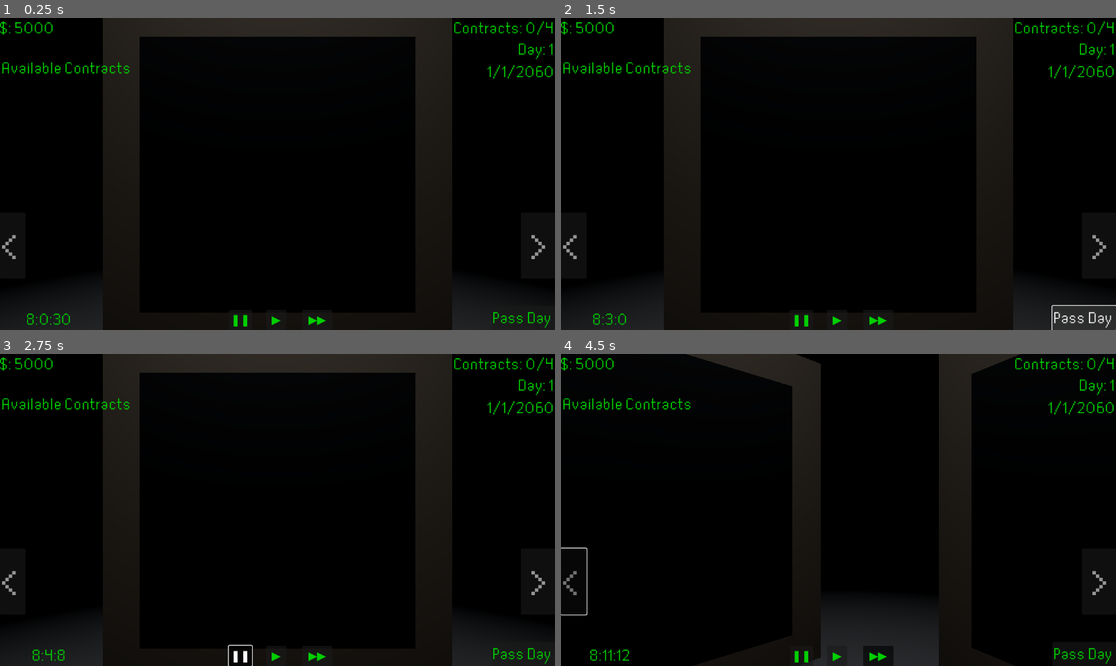
Above: before the commit, frames 1-4 (two rows, left to right).
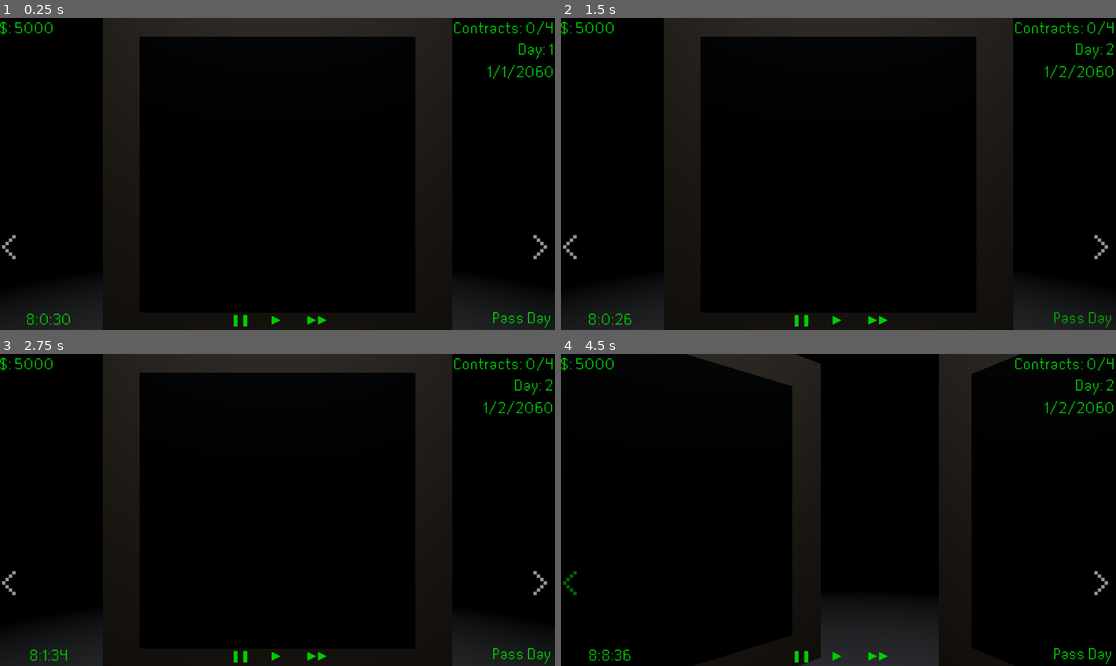
Above: after the commit, the same moments.

Repository: megajolt/Alchemist-Trade-Ltd.
Game: Godot game, scene res://Scenes/maingame.tscn
Two runs of this game, one before a commit and one after it. Both use one fixed random seed, a clock stepped at 60 frames per second and the inputs below.
Inputs (mouse positions are in pixels of both pictures, inside the frame that each line leads up to):
- Up to frame 1 (0.25 s): no input
- Up to frame 2 (1.5 s): click (627, 67) at 0.5 s, where only the run before the commit has a clickable "Available Contracts"; click "Pass Day" at 1.25 s
- Up to frame 3 (2.75 s): click "❚❚" at 2 s
- Up to frame 4 (4.5 s): click "▶" at 2.75 s; click "▶▶" at 3.5 s; click "<" at 4.25 s

The runs differ from the first frame. In frame 1, 0.4% of the frame differs, in the area x 0-99%, y 14-99%; in frame 2, 1.1%; in frame 3, 1.0%; in frame 4, 1.2%, in the area x 0-100%, y 8-100%.
Error before the commit: Invalid access to property or key 'button_pressed' on a base object of type 'null instance'. (res://Scenes/HUD.gd:64)

Commit message:
Created Structure For Contracts, Messing With UI Trees

Diff:
--- /dev/null
+++ b/2DAssets/UITheme.tres
@@ -0,0 +1,139 @@
+[gd_resource type="Theme" load_steps=34 format=3 uid="uid://cxjmtitrmarst"]
+
+[ext_resource type="FontFile" uid="uid://nfb11wfg2gy0" path="res://2DAssets/raster.ttf" id="1_fh624"]
+
+[sub_resource type="StyleBoxEmpty" id="StyleBoxEmpty_evqgc"]
+
+[sub_resource type="StyleBoxEmpty" id="StyleBoxEmpty_35cvj"]
+
+[sub_resource type="StyleBoxEmpty" id="StyleBoxEmpty_fy5qc"]
+
+[sub_resource type="StyleBoxEmpty" id="StyleBoxEmpty_2j1mg"]
+
+[sub_resource type="StyleBoxEmpty" id="StyleBoxEmpty_p7ql1"]
+
+[sub_resource type="StyleBoxEmpty" id="StyleBoxEmpty_6wf0v"]
+
+[sub_resource type="StyleBoxEmpty" id="StyleBoxEmpty_ocg2m"]
+
+[sub_resource type="StyleBoxEmpty" id="StyleBoxEmpty_hxmo1"]
+
+[sub_resource type="StyleBoxEmpty" id="StyleBoxEmpty_snug7"]
+
+[sub_resource type="StyleBoxEmpty" id="StyleBoxEmpty_nyng2"]
+
+[sub_resource type="StyleBoxEmpty" id="StyleBoxEmpty_64g77"]
+
+[sub_resource type="StyleBoxEmpty" id="StyleBoxEmpty_cm7o0"]
+
+[sub_resource type="StyleBoxEmpty" id="StyleBoxEmpty_sno4s"]
+
+[sub_resource type="StyleBoxEmpty" id="StyleBoxEmpty_3ixis"]
+
+[sub_resource type="StyleBoxEmpty" id="StyleBoxEmpty_s7vuu"]
+
+[sub_resource type="StyleBoxEmpty" id="StyleBoxEmpty_1bf56"]
+
+[sub_resource type="StyleBoxEmpty" id="StyleBoxEmpty_2po7w"]
+
+[sub_resource type="StyleBoxEmpty" id="StyleBoxEmpty_0ip7l"]
+
+[sub_resource type="StyleBoxEmpty" id="StyleBoxEmpty_cerf8"]
+
+[sub_resource type="StyleBoxEmpty" id="StyleBoxEmpty_h1irs"]
+
+[sub_resource type="StyleBoxEmpty" id="StyleBoxEmpty_h64ni"]
+
+[sub_resource type="StyleBoxEmpty" id="StyleBoxEmpty_eangc"]
+
+[sub_resource type="StyleBoxEmpty" id="StyleBoxEmpty_1twn2"]
+
+[sub_resource type="StyleBoxEmpty" id="StyleBoxEmpty_kxjyc"]
+
+[sub_resource type="StyleBoxEmpty" id="StyleBoxEmpty_jqqtk"]
+
+[sub_resource type="StyleBoxEmpty" id="StyleBoxEmpty_qop4r"]
+
+[sub_resource type="StyleBoxEmpty" id="StyleBoxEmpty_wj0pg"]
+
+[sub_resource type="StyleBoxEmpty" id="StyleBoxEmpty_r1jd8"]
+
+[sub_resource type="StyleBoxEmpty" id="StyleBoxEmpty_q8c4m"]
+
+[sub_resource type="StyleBoxEmpty" id="StyleBoxEmpty_hxrb2"]
+
+[sub_resource type="StyleBoxEmpty" id="StyleBoxEmpty_hokk5"]
+
+[sub_resource type="StyleBoxEmpty" id="StyleBoxEmpty_n0bjw"]
+
+[resource]
+default_font = ExtResource("1_fh624")
+default_font_size = 64
+Button/colors/font_color = Color(0, 0.811765, 0, 1)
+Button/colors/font_disabled_color = Color(0, 0.811765, 0, 0.501961)
+Button/colors/font_focus_color = Color(0, 0.811765, 0, 1)
+Button/colors/font_hover_color = Color(0, 0.811765, 0, 0.784314)
+Button/colors/font_hover_pressed_color = Color(0, 0.811765, 0, 1)
+Button/colors/font_outline_color = Color(0, 0.811765, 0, 1)
+Button/colors/font_pressed_color = Color(0, 0.811765, 0, 1)
+Button/colors/icon_disabled_color = Color(0, 0.811765, 0, 0.4)
+Button/colors/icon_focus_color = Color(0, 0.811765, 0, 1)
+Button/colors/icon_hover_color = Color(0, 0.811765, 0, 0.784314)
+Button/colors/icon_hover_pressed_color = Color(0, 0.811765, 0, 1)
+Button/colors/icon_normal_color = Color(0, 0.811765, 0, 1)
+Button/colors/icon_pressed_color = Color(0, 0.811765, 0, 1)
+Button/styles/disabled = SubResource("StyleBoxEmpty_evqgc")
+Button/styles/focus = SubResource("StyleBoxEmpty_35cvj")
+Button/styles/hover = SubResource("StyleBoxEmpty_fy5qc")
+Button/styles/normal = SubResource("StyleBoxEmpty_2j1mg")
+Button/styles/pressed = SubResource("StyleBoxEmpty_p7ql1")
+ItemList/colors/font_color = Color(0, 0.811765, 0, 1)
+ItemList/colors/font_hovered_color = Color(0, 0.811765, 0, 0.784314)
+ItemList/colors/font_outline_color = Color(0, 0.811765, 0, 1)
+ItemList/colors/font_selected_color = Color(0, 0.811765, 0, 1)
+ItemList/colors/guide_color = Color(0, 0.811765, 0, 0.25098)
+ItemList/styles/cursor = SubResource("StyleBoxEmpty_6wf0v")
+ItemList/styles/cursor_unfocused = SubResource("StyleBoxEmpty_ocg2m")
+ItemList/styles/focus = SubResource("StyleBoxEmpty_hxmo1")
+ItemList/styles/panel = SubResource("StyleBoxEmpty_snug7")
+ItemList/styles/selected = SubResource("StyleBoxEmpty_nyng2")
+Label/colors/font_color = Color(0, 0.811765, 0, 1)
+OptionButton/colors/font_color = Color(0, 0.811765, 0, 1)
+OptionButton/colors/font_disabled_color = Color(0, 0.811765, 0, 0.501961)
+OptionButton/colors/font_focus_color = Color(0, 0.811765, 0, 1)
+OptionButton/colors/font_hover_color = Color(0, 1, 0, 0.784314)
+OptionButton/colors/font_hover_pressed_color = Color(0, 0.811765, 0, 1)
+OptionButton/colors/font_outline_color = Color(0, 0.811765, 0, 1)
+OptionButton/colors/font_pressed_color = Color(0, 0.811765, 0, 1)
+OptionButton/styles/disabled = SubResource("StyleBoxEmpty_64g77")
+OptionButton/styles/disabled_mirrored = SubResource("StyleBoxEmpty_cm7o0")
+OptionButton/styles/focus = SubResource("StyleBoxEmpty_sno4s")
+OptionButton/styles/hover = SubResource("StyleBoxEmpty_3ixis")
+OptionButton/styles/hover_mirrored = SubResource("StyleBoxEmpty_s7vuu")
+OptionButton/styles/normal = SubResource("StyleBoxEmpty_1bf56")
+OptionButton/styles/normal_mirrored = SubResource("StyleBoxEmpty_2po7w")
+OptionButton/styles/pressed = SubResource("StyleBoxEmpty_0ip7l")
+OptionButton/styles/pressed_mirrored = SubResource("StyleBoxEmpty_cerf8")
+Tree/colors/children_hl_line_color = Color(0, 0.294118, 0, 1)
+Tree/colors/custom_button_font_highlight = Color(0, 0.811765, 0, 1)
+Tree/colors/drop_position_color = Color(0, 0.811765, 0, 1)
+Tree/colors/font_color = Color(0, 0.513726, 0, 1)
+Tree/colors/font_outline_color = Color(0, 0.811765, 0, 1)
+Tree/colors/font_selected_color = Color(0, 0.811765, 0, 1)
+Tree/colors/guide_color = Color(0, 0.811765, 0, 0.25098)
+Tree/colors/parent_hl_line_color = Color(0, 0.294118, 0, 1)
+Tree/colors/relationship_line_color = Color(0, 0.294118, 0, 1)
+Tree/colors/title_button_color = Color(0, 0.513726, 0, 1)
+Tree/styles/button_pressed = SubResource("StyleBoxEmpty_h1irs")
+Tree/styles/cursor = SubResource("StyleBoxEmpty_h64ni")
+Tree/styles/cursor_unfocused = SubResource("StyleBoxEmpty_eangc")
+Tree/styles/custom_button = SubResource("StyleBoxEmpty_1twn2")
+Tree/styles/custom_button_hover = SubResource("StyleBoxEmpty_kxjyc")
+Tree/styles/custom_button_pressed = SubResource("StyleBoxEmpty_jqqtk")
+Tree/styles/focus = SubResource("StyleBoxEmpty_qop4r")
+Tree/styles/panel = SubResource("StyleBoxEmpty_wj0pg")
+Tree/styles/selected = SubResource("StyleBoxEmpty_r1jd8")
+Tree/styles/selected_focus = SubResource("StyleBoxEmpty_q8c4m")
+Tree/styles/title_button_hover = SubResource("StyleBoxEmpty_hxrb2")
+Tree/styles/title_button_normal = SubResource("StyleBoxEmpty_hokk5")
+Tree/styles/title_button_pressed = SubResource("StyleBoxEmpty_n0bjw")
--- a/Scenes/HUD.tscn
+++ b/Scenes/HUD.tscn
@@ -1,7 +1,8 @@
-[gd_scene load_steps=3 format=3 uid="uid://8fxancoecrt1"]
-
-[ext_resource type="Script" path="res://Scenes/HUD.gd" id="1_j5grr"]
+[gd_scene load_steps=4 format=3 uid="uid://8fxancoecrt1"]
+
+[ext_resource type="Script" path="res://Scripts/HUD.gd" id="1_j5grr"]
 [ext_resource type="FontFile" uid="uid://nfb11wfg2gy0" path="res://2DAssets/raster.ttf" id="1_qt1ww"]
+[ext_resource type="Theme" uid="uid://cxjmtitrmarst" path="res://2DAssets/UITheme.tres" id="3_aotyo"]
 
 [node name="HUD" type="Control"]
 layout_mode = 3
@@ -16,6 +17,7 @@
 layout_mode = 0
 offset_right = 114.0
 offset_bottom = 42.0
+theme = ExtResource("3_aotyo")
 theme_override_colors/font_color = Color(0, 0.811765, 0, 1)
 theme_override_colors/font_outline_color = Color(1, 1, 1, 1)
 theme_override_fonts/font = ExtResource("1_qt1ww")
@@ -28,6 +30,7 @@
 offset_top = 33.0
 offset_right = 99.0
 offset_bottom = 75.0
+theme = ExtResource("3_aotyo")
 theme_override_colors/font_color = Color(0, 0.811765, 0, 1)
 theme_override_colors/font_outline_color = Color(1, 1, 1, 1)
 theme_override_fonts/font = ExtResource("1_qt1ww")
@@ -40,21 +43,25 @@
 offset_top = 33.0
 offset_right = 95.0
 offset_bottom = 75.0
+theme = ExtResource("3_aotyo")
 theme_override_colors/font_color = Color(0.811765, 0, 0, 1)
 theme_override_colors/font_outline_color = Color(1, 1, 1, 1)
 theme_override_fonts/font = ExtResource("1_qt1ww")
 theme_override_font_sizes/font_size = 32
 text = "- 500"
 
-[node name="Available Contracts" type="MenuButton" parent="."]
-layout_mode = 1
-offset_top = 79.0
-offset_right = 279.0
-offset_bottom = 129.0
-theme_override_colors/font_color = Color(0, 0.811765, 0, 1)
-theme_override_fonts/font = ExtResource("1_qt1ww")
-theme_override_font_sizes/font_size = 32
-text = "Available Contracts"
+[node name="Available Contracts" type="Tree" parent="."]
+layout_mode = 1
+offset_left = 2.0
+offset_top = 74.0
+offset_right = 42.0
+offset_bottom = 114.0
+theme = ExtResource("3_aotyo")
+theme_override_font_sizes/font_size = 32
+theme_override_font_sizes/title_button_font_size = 32
+column_titles_visible = true
+allow_search = false
+scroll_vertical_enabled = false
 
 [node name="Fulfilled Contracts" type="Label" parent="."]
 layout_mode = 1
@@ -64,6 +71,7 @@
 offset_left = -208.0
 offset_bottom = 43.0
 grow_horizontal = 0
+theme = ExtResource("3_aotyo")
 theme_override_colors/font_color = Color(0, 0.811765, 0, 1)
 theme_override_colors/font_outline_color = Color(1, 1, 1, 1)
 theme_override_fonts/font = ExtResource("1_qt1ww")
@@ -79,6 +87,7 @@
 offset_top = -43.0
 offset_right = 208.0
 grow_vertical = 0
+theme = ExtResource("3_aotyo")
 theme_override_colors/font_color = Color(0, 0.811765, 0, 1)
 theme_override_colors/font_outline_color = Color(1, 1, 1, 1)
 theme_override_fonts/font = ExtResource("1_qt1ww")
@@ -95,6 +104,7 @@
 offset_top = 44.0
 offset_bottom = 86.0
 grow_horizontal = 0
+theme = ExtResource("3_aotyo")
 theme_override_colors/font_color = Color(0, 0.811765, 0, 1)
 theme_override_colors/font_outline_color = Color(1, 1, 1, 1)
 theme_override_fonts/font = ExtResource("1_qt1ww")
@@ -111,6 +121,7 @@
 offset_top = 91.0
 offset_bottom = 133.0
 grow_horizontal = 0
+theme = ExtResource("3_aotyo")
 theme_override_colors/font_color = Color(0, 0.811765, 0, 1)
 theme_override_colors/font_outline_color = Color(1, 1, 1, 1)
 theme_override_fonts/font = ExtResource("1_qt1ww")
@@ -130,6 +141,7 @@
 offset_right = -56.5
 grow_horizontal = 2
 grow_vertical = 0
+theme = ExtResource("3_aotyo")
 theme_override_colors/font_color = Color(0, 0.811765, 0, 1)
 theme_override_colors/icon_normal_color = Color(0, 0, 0, 0)
 theme_override_font_sizes/font_size = 24
@@ -148,6 +160,7 @@
 offset_right = 17.5
 grow_horizontal = 2
 grow_vertical = 0
+theme = ExtResource("3_aotyo")
 theme_override_colors/font_color = Color(0, 0.811765, 0, 1)
 theme_override_colors/icon_normal_color = Color(0, 0, 0, 0)
 theme_override_font_sizes/font_size = 24
@@ -166,14 +179,7 @@
 offset_right = 113.5
 grow_horizontal = 2
 grow_vertical = 0
-theme_override_colors/font_color = Color(0, 0.811765, 0, 1)
-theme_override_colors/font_pressed_color = Color(0, 0.811765, 0, 1)
-theme_override_colors/font_hover_color = Color(0, 0.811765, 0, 1)
-theme_override_colors/font_focus_color = Color(0, 0.811765, 0, 1)
-theme_override_colors/font_hover_pressed_color = Color(0, 0.811765, 0, 1)
-theme_override_colors/font_disabled_color = Color(0, 0.811765, 0, 1)
-theme_override_colors/font_outline_color = Color(0, 0.811765, 0, 1)
-theme_override_colors/icon_normal_color = Color(0, 0, 0, 0)
+theme = ExtResource("3_aotyo")
 theme_override_font_sizes/font_size = 24
 toggle_mode = true
 text = "▶▶"
@@ -189,6 +195,7 @@
 offset_top = -50.0
 grow_horizontal = 0
 grow_vertical = 0
+theme = ExtResource("3_aotyo")
 theme_override_colors/font_color = Color(0, 0.811765, 0, 1)
 theme_override_fonts/font = ExtResource("1_qt1ww")
 theme_override_font_sizes/font_size = 32
@@ -204,6 +211,7 @@
 offset_right = 53.0
 offset_bottom = 217.0
 grow_vertical = 2
+theme = ExtResource("3_aotyo")
 theme_override_colors/font_color = Color(0.589096, 0.589096, 0.589096, 1)
 theme_override_fonts/font = ExtResource("1_qt1ww")
 theme_override_font_sizes/font_size = 100
@@ -221,6 +229,7 @@
 offset_bottom = 217.0
 grow_horizontal = 0
 grow_vertical = 2
+theme = ExtResource("3_aotyo")
 theme_override_colors/font_color = Color(0.589096, 0.589096, 0.589096, 1)
 theme_override_fonts/font = ExtResource("1_qt1ww")
 theme_override_font_sizes/font_size = 100
@@ -241,6 +250,7 @@
 offset_bottom = 11.5
 grow_horizontal = 2
 grow_vertical = 2
+theme = ExtResource("3_aotyo")
 theme_override_colors/font_color = Color(0.811765, 0, 0, 1)
 theme_override_fonts/font = ExtResource("1_qt1ww")
 theme_override_font_sizes/font_size = 64
--- /dev/null
+++ b/Scenes/contract.tscn
@@ -0,0 +1,136 @@
+[gd_scene load_steps=5 format=3 uid="uid://h46e3custr11"]
+
+[ext_resource type="Theme" uid="uid://cxjmtitrmarst" path="res://2DAssets/UITheme.tres" id="1_cvexc"]
+[ext_resource type="Texture2D" uid="uid://bysloq24bva4c" path="res://2DAssets/Background.png" id="1_e2mjm"]
+[ext_resource type="Texture2D" uid="uid://dawaqyer6v36a" path="res://2DAssets/Frame.png" id="2_x4c00"]
+[ext_resource type="Texture2D" uid="uid://fa34n0o2jp17" path="res://2DAssets/DefaultPortrait.png" id="3_0qo5q"]
+
+[node name="Contract" type="Control"]
+layout_mode = 3
+anchors_preset = 15
+anchor_right = 1.0
+anchor_bottom = 1.0
+offset_right = -710.0
+offset_bottom = -255.0
+grow_horizontal = 2
+grow_vertical = 2
+
+[node name="Background" type="TextureRect" parent="."]
+modulate = Color(0, 0, 0, 0.352941)
+layout_mode = 1
+anchors_preset = 15
+anchor_right = 1.0
+anchor_bottom = 1.0
+offset_left = 11.0
+offset_top = 11.0
+offset_right = -11.0
+offset_bottom = -9.0
+grow_horizontal = 2
+grow_vertical = 2
+texture = ExtResource("1_e2mjm")
+
+[node name="Border" type="TextureRect" parent="."]
+layout_mode = 1
+anchors_preset = 15
+anchor_right = 1.0
+anchor_bottom = 1.0
+grow_horizontal = 2
+grow_vertical = 2
+texture = ExtResource("2_x4c00")
+
+[node name="PortraitBorder" type="TextureRect" parent="."]
+layout_mode = 1
+offset_left = 19.0
+offset_top = 20.0
+offset_right = 139.0
+offset_bottom = 140.0
+texture = ExtResource("2_x4c00")
+
+[node name="TextureRect" type="TextureRect" parent="."]
+layout_mode = 0
+offset_left = 24.0
+offset_top = 24.0
+offset_right = 134.0
+offset_bottom = 134.0
+texture = ExtResource("3_0qo5q")
+
+[node name="Name Title" type="Label" parent="."]
+layout_mode = 1
+offset_left = 145.0
+offset_top = 17.0
+offset_right = 215.0
+offset_bottom = 51.0
+theme = ExtResource("1_cvexc")
+theme_override_colors/font_color = Color(0, 0.811765, 0, 1)
+theme_override_font_sizes/font_size = 26
+text = "Name:"
+autowrap_mode = 3
+
+[node name="Name" type="Label" parent="."]
+layout_mode = 1
+offset_left = 145.0
+offset_top = 48.0
+offset_right = 427.0
+offset_bottom = 86.0
+theme = ExtResource("1_cvexc")
+theme_override_colors/font_color = Color(0, 0.811765, 0, 1)
+theme_override_font_sizes/font_size = 26
+text = "BingBong ShabaFurg"
+autowrap_mode = 3
+
+[node name="Description Title" type="Label" parent="."]
+layout_mode = 1
+offset_left = 19.0
+offset_top = 140.0
+offset_right = 154.0
+offset_bottom = 174.0
+theme = ExtResource("1_cvexc")
+theme_override_colors/font_color = Color(0, 0.811765, 0, 1)
+theme_override_font_sizes/font_size = 26
+text = "Description:"
+autowrap_mode = 3
+
+[node name="Description" type="Label" parent="."]
+layout_mode = 0
+offset_left = 22.0
+offset_top = 173.0
+offset_right = 426.0
+offset_bottom = 270.0
+theme = ExtResource("1_cvexc")
+theme_override_colors/font_color = Color(0, 0.811765, 0, 1)
+theme_override_font_sizes/font_size = 16
+text = "Lorem ipsum dolor sit amet, consectetur adipiscing elit, sed do eiusmod tempor incididunt ut labore et dolore magna aliqua. Ut enim ad minim veniam, quis nostrud exercitation ullamco laboris nisi ut aliquip"
+autowrap_mode = 3
+
+[node name="Requirements Title" type="Label" parent="."]
+layout_mode = 1
+offset_left = 19.0
+offset_top = 263.0
+offset_right = 187.0
+offset_bottom = 297.0
+theme = ExtResource("1_cvexc")
+theme_override_colors/font_color = Color(0, 0.811765, 0, 1)
+theme_override_font_sizes/font_size = 26
+text = "Requirements:"
+autowrap_mode = 3
+
+[node name="ItemList" type="ItemList" parent="."]
+layout_mode = 0
+offset_left = 18.0
+offset_top = 297.0
+offset_right = 425.0
+offset_bottom = 377.0
+theme = ExtResource("1_cvexc")
+theme_override_colors/font_color = Color(0, 0.811765, 0, 1)
+theme_override_font_sizes/font_size = 16
+item_count = 2
+max_columns = 2
+same_column_width = true
+icon_scale = 0.5
+fixed_icon_size = Vector2i(60, 60)
+item_0/text = "Item: 1"
+item_0/icon = ExtResource("1_e2mjm")
+item_0/selectable = false
+item_1/text = "Item2: 3"
+item_1/icon = ExtResource("1_e2mjm")
+item_1/selectable = false
--- a/Scenes/HUD.gd
+++ b/Scripts/HUD.gd
@@ -20,8 +20,6 @@
 # Called when the node enters the scene tree for the first time.
 func _ready():
 	$Money.text = "$: "+str(money)
-	$Add.hide()
-	$Subtract.hide()
 	$Day.text = "Day: "+str(day)
 	$"Fulfilled Contracts".text="Contracts: "+str(fulfilledContracts)+"/"+str(contractsRequired)
 	$Date.text = str(calMonth)+"/"+str(calDay)+"/"+str(calYear)
@@ -30,9 +28,9 @@
 
 func _contract_check():
 	if(day%7==0&&fulfilledContracts!=contractsRequired||money<-10000):
-		$GameOver.visible=true
+		$GameOver.show()
 	else:
-		$GameOver.visible=false
+		$GameOver.hide()
 
 
 func _update_time():
@@ -61,9 +59,9 @@
 
 
 func _update_date():
-	if($" Day".button_pressed||hour==24):
-		$" Day".button_pressed=false
-		$" Day".disabled = true
+	if($"Pass Day".button_pressed||hour==24):
+		$"Pass Day".button_pressed=false
+		$"Pass Day".disabled = true
 		day=day+1
 		calDay=calDay+1
 		hour=8
@@ -78,7 +76,7 @@
 	$Day.text = "Day: "+str(day)
 	$Date.text = str(calMonth)+"/"+str(calDay)+"/"+str(calYear)
 	$Time.text = str(hour)+":"+str(minute)+":"+str(second)
-	$" Day".disabled=false
+	$"Pass Day".disabled=false
 
 
 # Called every frame. 'delta' is the elapsed time since the previous frame.
@@ -89,19 +87,19 @@
 	if(moneyChange==true&&changeAmount!=0):
 		if(changeAmount<0):
 			$Subtract.text="- "+str(abs(changeAmount))
-			$Subtract.visible=true
+			$Subtract.show()
 			money-=1
 			changeAmount+=1
 			$Money.text="$: "+str(money)
 		if(changeAmount>0):
 			$Add.text="+ "+str(changeAmount)
-			$Add.visible=true
+			$Add.show()
 			money+=1
 			changeAmount-=1
 			$Money.text="$: "+str(money)
 	if(changeAmount==0):
-		$Add.visible=false
-		$Subtract.visible=false
+		$Add.hide()
+		$Subtract.hide()
 		moneyChange=false
 	if(money<0):
 		$Money.add_theme_color_override("font_color","#cf0000")
Binary file added: 2DAssets/Background.png
Not shown, added: 2DAssets/Background.png.import
Binary file added: 2DAssets/DefaultPortrait.png
Not shown, added: 2DAssets/DefaultPortrait.png.import
Binary file added: 2DAssets/Frame.png
Not shown, added: 2DAssets/Frame.png.import
